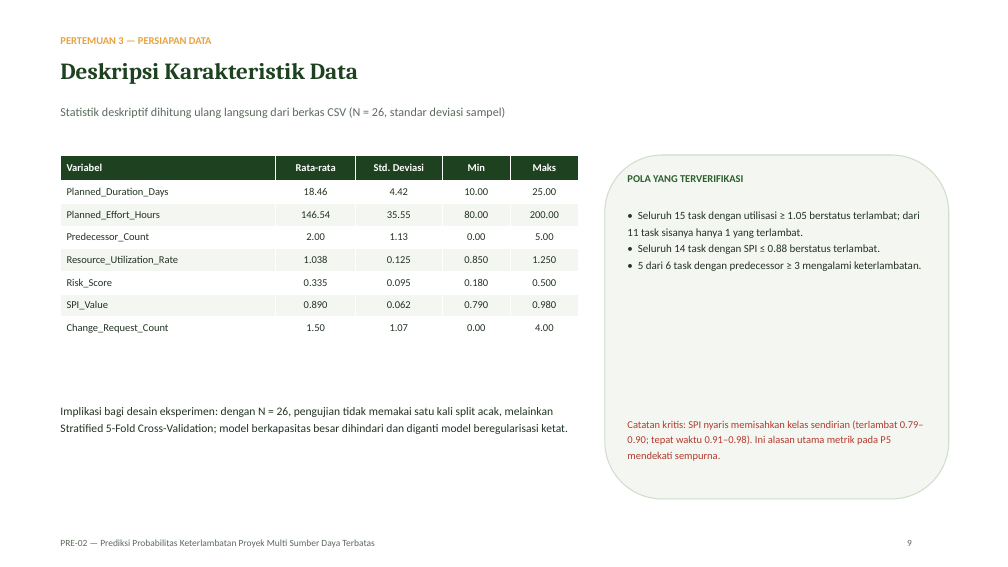
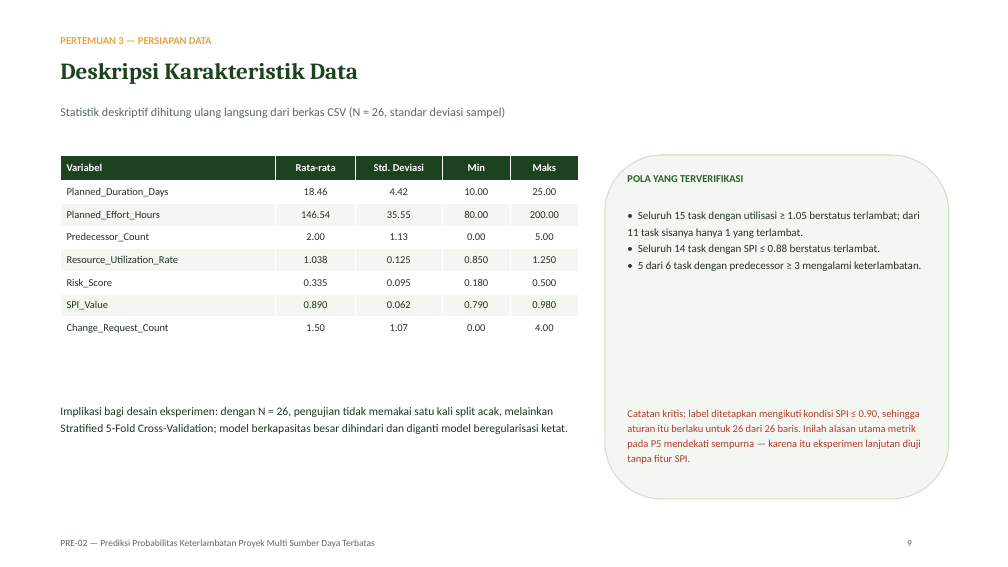
Before and after one commit to mug31/MP-PRE-02, a slide deck: slide 9 of 05_presentasi_progres/PRE02_Presentasi_Progres_Pertemuan1-5.pptx. Drawn at 1008x567 pixels with LibreOffice and Linux fonts; fonts in the diff are those of the drawing. Boxes give left, top, right and bottom in pixels: in the first picture for what was removed or moved away, otherwise in the second. Text is boxed around its words. In the diff, an @@ line names an element or a change of style, - is before the commit and + after.

```diff
--- a/05_presentasi_progres/PRE02_Presentasi_Progres_Pertemuan1-5.pptx
+++ b/05_presentasi_progres/PRE02_Presentasi_Progres_Pertemuan1-5.pptx
@@ text at box(627, 409, 921, 464): text changed @@
-Catatan kritis: SPI nyaris memisahkan kelas sendirian (terlambat 0.79–0.90; tepat waktu 0.91–0.98). Ini alasan utama metrik pada P5 mendekati sempurna.
+Catatan kritis: label ditetapkan mengikuti kondisi SPI ≤ 0.90, sehingga aturan itu berlaku untuk 26 dari 26 baris. Inilah alasan utama metrik pada P5 mendekati sempurna — karena itu eksperimen lanjutan diuji tanpa fitur SPI.
```
Also in this commit, not shown: 1 other slide changed, 5 other files.
